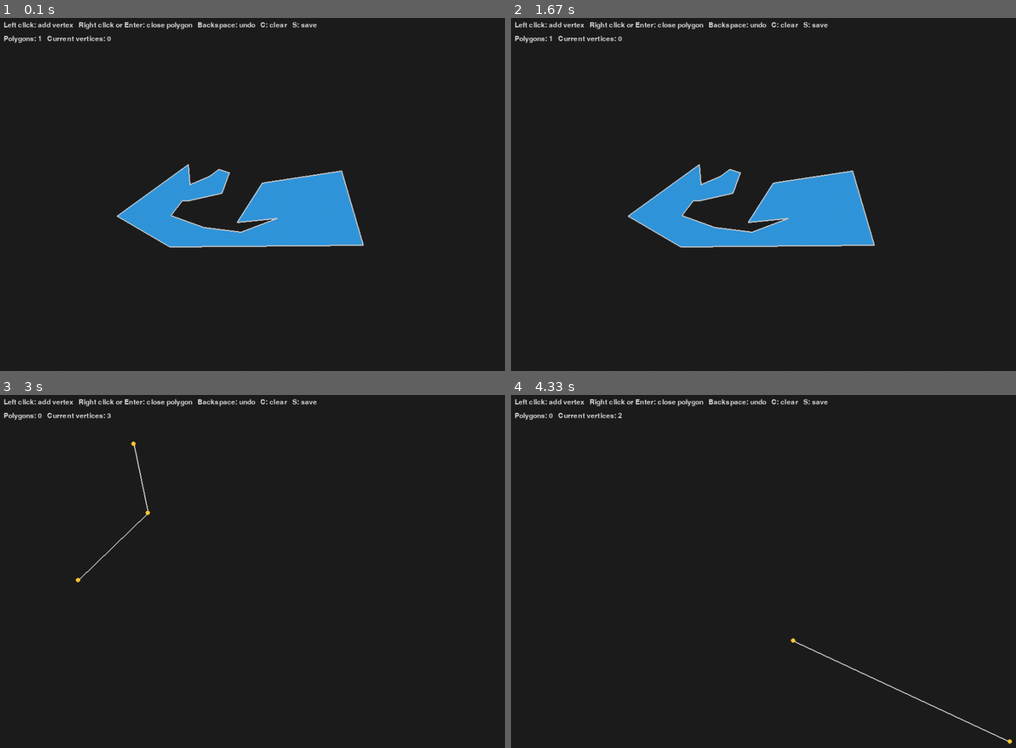
Above: before the commit, frames 1-4 (two rows, left to right).
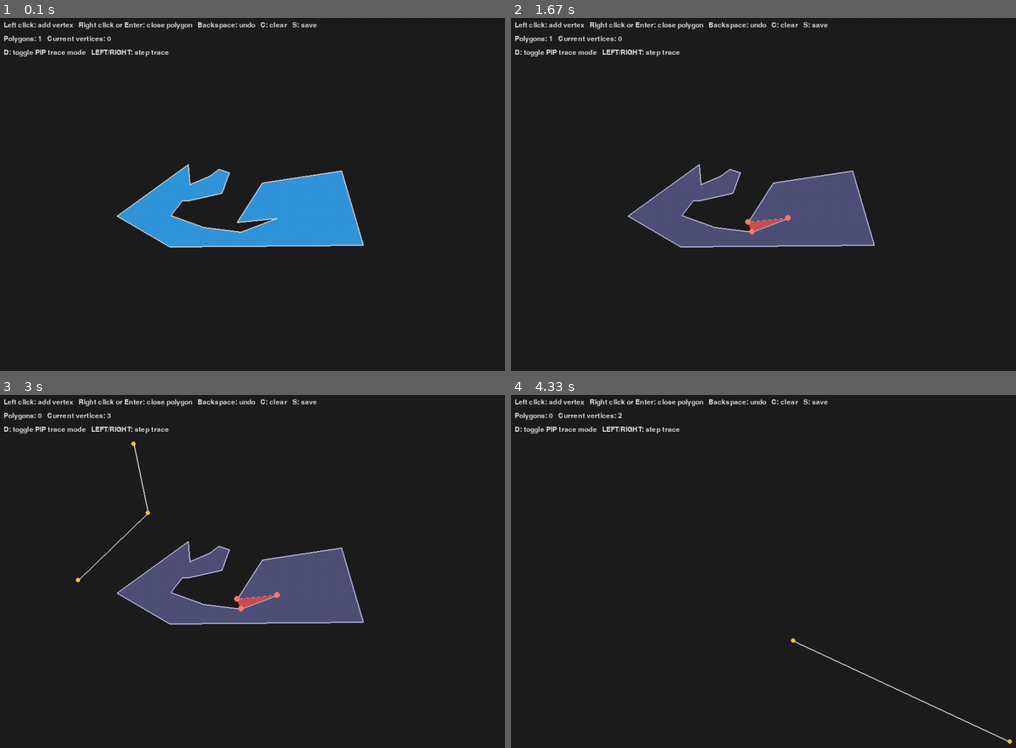
Above: after the commit, the same moments.

Repository: arkenidar/pygame-polygons
Game: pygame game, started from polygon_draw.py
Same seed, same stepped clock (60 frames per second), same inputs: the game is played once before the commit and once after it.
Inputs (mouse positions are in pixels of both pictures, inside the frame that each line leads up to):
- Up to frame 1 (0.1 s): no input
- Up to frame 2 (1.67 s): tap D at 0.33 s; hold Right 0.67-1.13 s; hold D 0.67-1.13 s; move the mouse to (793, 240) at 0.7 s; hold Right 1.17-1.63 s; hold D 1.17-1.63 s; move the mouse to (849, 303) at 1.2 s
- Up to frame 3 (3 s): hold Left 1.67-2.2 s; move the mouse to (106, 684) at 1.7 s; tap C at 1.82 s; click (131, 444) at 2.28 s; click (146, 511) at 2.62 s; hold Left from 2.9 s (still down); click (75, 578) at 2.98 s
- Up to frame 4 (4.33 s): tap C at 3.05 s; release Left at 3.3 s; hold Right 3.33-3.97 s; hold D 3.33-3.97 s; click (793, 638) at 3.42 s; hold Left from 4 s (still down); click (1010, 740) at 4.08 s

The runs differ from the first frame. In frame 1, 0.3% of the frame differs, in the area x 0-34%, y 8-11%; in frame 2, 6.9%; in frame 3, 7.4%, in the area x 0-73%, y 8-66%; in frame 4, 0.3%.

Commit message:
[ debug ] [ prompt ] could you visually debug the intermediate steps done by my pip routine that is to be refined to not produce self-intersections that are not handled nor do i want to handle them for my pip algorithm ( that would be a know limitations of it )

Diff:
--- a/polygon_draw.py
+++ b/polygon_draw.py
@@ -1,7 +1,8 @@
 import pygame
 import sys
+import threading
 from typing import List, Tuple
-from polygon_point_pip import is_point_in_concave_polygon, is_point_in_polygon_ray
+from polygon_point_pip import is_point_in_concave_polygon, is_point_in_polygon_ray, trace_concavity_removal
 
 WIDTH, HEIGHT = 1000, 700
 BG_COLOR = (30, 30, 30)
@@ -97,6 +98,11 @@
     current: List[Tuple[int, int]] = []
 
     running = True
+    debug_trace_mode = False
+    trace_steps = []
+    trace_index = 0
+    trace_thread = None
+    trace_computing = False
     while running:
         for event in pygame.event.get():
             if event.type == pygame.QUIT:
@@ -121,6 +127,30 @@
                 elif event.key == pygame.K_c:
                     polygons.clear()
                     current.clear()
+                elif event.key == pygame.K_d:
+                    # toggle debug trace mode for the first/default polygon
+                    debug_trace_mode = not debug_trace_mode
+                    trace_steps = []
+                    trace_index = 0
+                    # if enabling, compute trace in background to avoid freeze
+                    if debug_trace_mode and polygons:
+                        def _compute_trace(poly):
+                            nonlocal trace_steps, trace_computing, trace_thread
+                            try:
+                                trace_computing = True
+                                trace_steps = trace_concavity_removal(poly)
+                            finally:
+                                trace_computing = False
+                                trace_thread = None
+
+                        trace_thread = threading.Thread(target=_compute_trace, args=(polygons[0],), daemon=True)
+                        trace_thread.start()
+                elif event.key == pygame.K_LEFT:
+                    if debug_trace_mode and trace_steps:
+                        trace_index = max(0, trace_index - 1)
+                elif event.key == pygame.K_RIGHT:
+                    if debug_trace_mode and trace_steps:
+                        trace_index = min(len(trace_steps) - 1, trace_index + 1)
                 elif event.key == pygame.K_s:
                     try:
                         with open("polygons.txt", "w") as f:
@@ -165,6 +195,23 @@
         # helper text
         draw_text(screen, "Left click: add vertex   Right click or Enter: close polygon   Backspace: undo   C: clear   S: save", (12, 12))
         draw_text(screen, f"Polygons: {len(polygons)}   Current vertices: {len(current)}", (12, 36))
+        draw_text(screen, "D: toggle PIP trace mode   LEFT/RIGHT: step trace", (12, 60))
+        if debug_trace_mode:
+            if trace_computing:
+                draw_text(screen, "Computing PIP trace...", (12, 84), color=(255, 180, 0))
+            elif trace_steps:
+                # draw the current traced polygon and triangle highlight
+                step = trace_steps[trace_index]
+                traced_poly = step.get("polygon", [])
+                if len(traced_poly) >= 3:
+                    pygame.draw.polygon(screen, (80, 80, 120), traced_poly)
+                    pygame.draw.polygon(screen, (180, 180, 220), traced_poly, width=2)
+                tri = step.get("triangle")
+                if tri:
+                    # highlight triangle in red-ish
+                    pygame.draw.polygon(screen, (200, 80, 80), tri)
+                    for v in tri:
+                        pygame.draw.circle(screen, (255, 120, 120), v, 5)
 
         pygame.display.flip()
         clock.tick(60)
--- a/polygon_point_pip.py
+++ b/polygon_point_pip.py
@@ -210,3 +210,40 @@
                 inside = not inside
 
     return inside
+
+
+def trace_concavity_removal(polygon):
+    """Return a list of states showing the concavity-removal process.
+
+    Each state is a dict with keys:
+      - 'polygon': list of vertices at this step (before removal)
+      - 'concavity_idx': index of the concave vertex found, or -1 if convex
+      - 'triangle': (optional) list of three vertices (prev, concave, next) tested
+
+    The sequence stops when the polygon becomes convex (concavity_idx == -1)
+    or fewer than 3 vertices remain.
+    """
+    current_poly = list(polygon)
+    trace = []
+
+    while len(current_poly) >= 3:
+        state = {"polygon": list(current_poly)}
+        concavity_idx = find_first_concavity(current_poly)
+        state["concavity_idx"] = concavity_idx
+
+        if concavity_idx == -1:
+            trace.append(state)
+            break
+
+        n = len(current_poly)
+        prev_idx = (concavity_idx - 1) % n
+        next_idx = (concavity_idx + 1) % n
+        triangle = [current_poly[prev_idx], current_poly[concavity_idx], current_poly[next_idx]]
+        state["triangle"] = triangle
+        trace.append(state)
+
+        # remove the concave vertex and continue
+        new_poly = [current_poly[i] for i in range(len(current_poly)) if i != concavity_idx]
+        current_poly = new_poly
+
+    return trace
